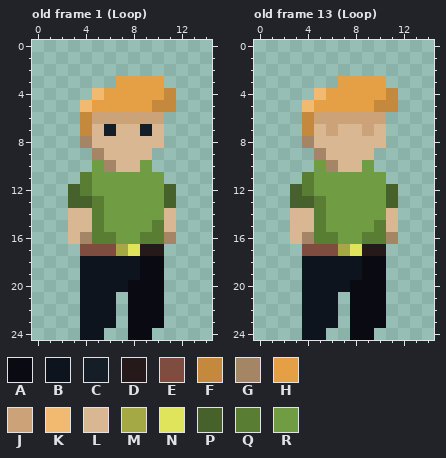
One commit to this pixel-art file: data/aseprite/new_character_idle.aseprite. That is the earlier state.
15x25 pixels, 17 frames. Colours within 5 levels of each other are drawn and written as one. Shown: old frame 1 (Loop), old frame 13 (Loop). The commit also changed other frames, which this record leaves out.
Palette (. is transparent): A #090a12  B #0e141e  C #151d26  D #26191a  E #7e4d40  F #c4893c  G #a48565  H #e59f44  J #cca379  K #f2ba71  L #dab793  M #a5a945  N #dfe45a  P #46612b  Q #597e33  R #709d43
Pixels before, old frame 1 (Loop), first column x 3:
 3 ....HHHH.
 4 ..KHHHHHF
 5 .KHHHHHFF
 6 .FJJJJJJ.
 7 .FLCLLCL.
 8 .GLLLLLL.
 9 ..GLLLL..
10 ..RGLLR..
11 .QRRRRRR.
12 PQRRRRRRP
13 PPQRRRRRP
14 LLQRRRRRL
15 LLQRRRRQL
16 LGQQRRQQG
17 .EEEMNDD.
18 .BBBBBAA.
19 .BBBBBAA.
20 .BBBBAAA.
21 .BBB.AAA.
22 .BBB.AAA.
23 .BBB.AAA.
24 .BB..AA..
Pixels before, old frame 13 (Loop), first column x 3:
 3 ....HHHH.
 4 ..KHHHHHF
 5 .KHHHHHFF
 6 .FJJJJJJ.
 7 .FLJLLJL.
 8 .GLLLLLL.
 9 ..GLLLL..
10 ..RGLLR..
11 .QRRRRRR.
12 PQRRRRRRP
13 PPQRRRRRP
14 LLQRRRRRL
15 LLQRRRRQL
16 LGQQRRQQG
17 .EEEMNDD.
18 .BBBBBAA.
19 .BBBBBAA.
20 .BBBBAAA.
21 .BBB.AAA.
22 .BBB.AAA.
23 .BBB.AAA.
24 .BB..AA..
The same view after the edit:
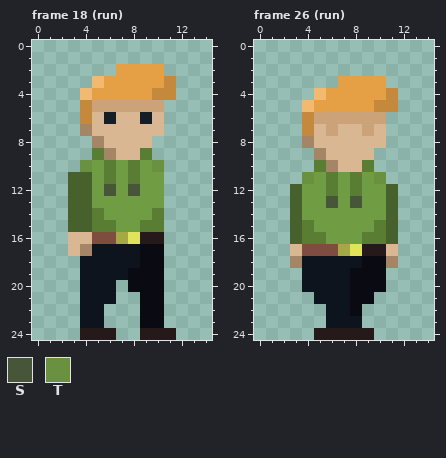
Colours new in this view: S #475639  T #699140
A new or re-ordered frame is compared with the old frame closest to it.
Change:
frames 17 -> 41
layer "idle" now hidden
layer "new_model" added
Changed rows in their new state; - is an unchanged pixel.
Frame 18 (run) is new; against old frame 1 (Loop):
first column x 3:
 2 ----HHHH-
 3 --KH----F
 4 -KH----F-
 5 -FJJJJJJ.
 6 --LCLLCL-
 7 -G-L--L--
 8 -.G----.-
 9 --QG--Q--
10 -T-QRQ-T-
11 PP-Q-Q---
12 -P-S-S--.
13 --R-----.
14 PP-----Q.
15 PP-Q--Q-.
16 -LEEMNDD.
17 LGBBBBAA-
19 -----A---
20 ----.----
21 -----.---
22 ---.-.---
23 ---.-.---
24 -DDD-.DDD
Frame 26 (run) is new; against old frame 13 (Loop):
first column x 3:
10 --Q---Q--
11 -T-Q-Q-T-
12 -R-Q-Q---
13 -RRS-S---
14 PRR-----P
15 PQR-----P
16 PQ-R----P
17 L-------L
18 G-------G
19 -----A---
21 -.--B--.-
22 -..-B-..-
23 -..-BB..-
24 -.DDDDD--
